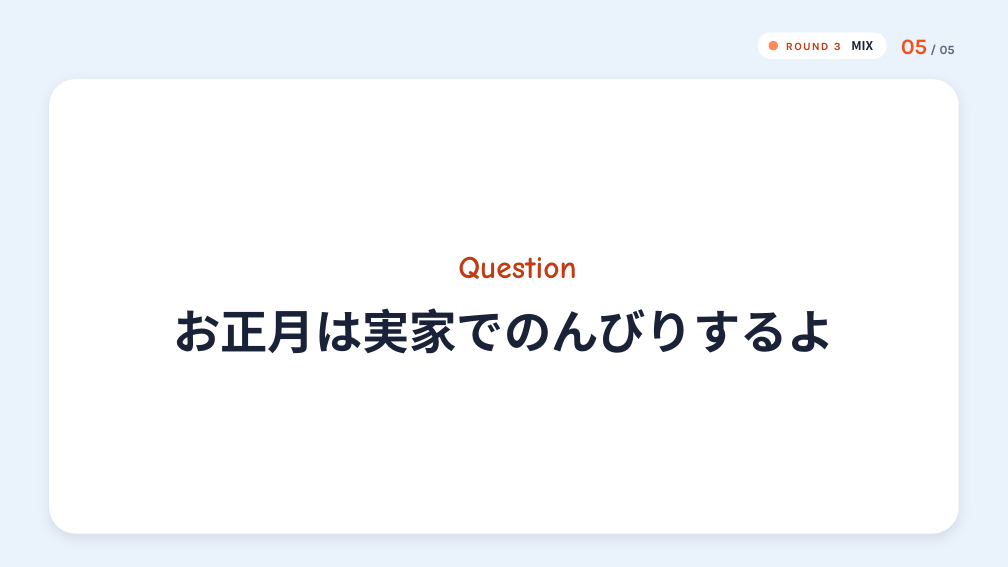
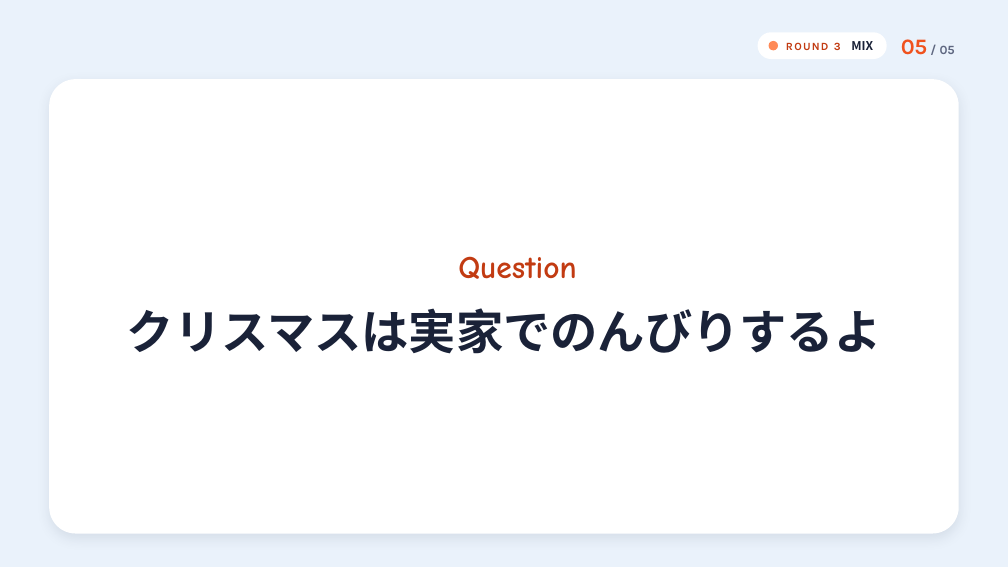
Before and after one commit to hinakajisaki-dev/hina-english, a slide deck: slide 49 of live/scott-will-can/scott-will-can.pptx. Drawn at 1008x567 pixels with LibreOffice and Linux fonts; fonts in the diff are those of the drawing. Boxes give left, top, right and bottom in pixels: in the first picture for what was removed or moved away, otherwise in the second. Text is boxed around its words. In the diff, an @@ line names an element or a change of style, - is before the commit and + after.

```diff
--- a/live/scott-will-can/scott-will-can.pptx
+++ b/live/scott-will-can/scott-will-can.pptx
@@ text at (x1=127, y1=308, x2=882, y2=354): text changed @@
-お正月は実家でのんびりするよ
+クリスマスは実家でのんびりするよ
```
Also in this commit, not shown: 10 other slides changed, 3 other files.
